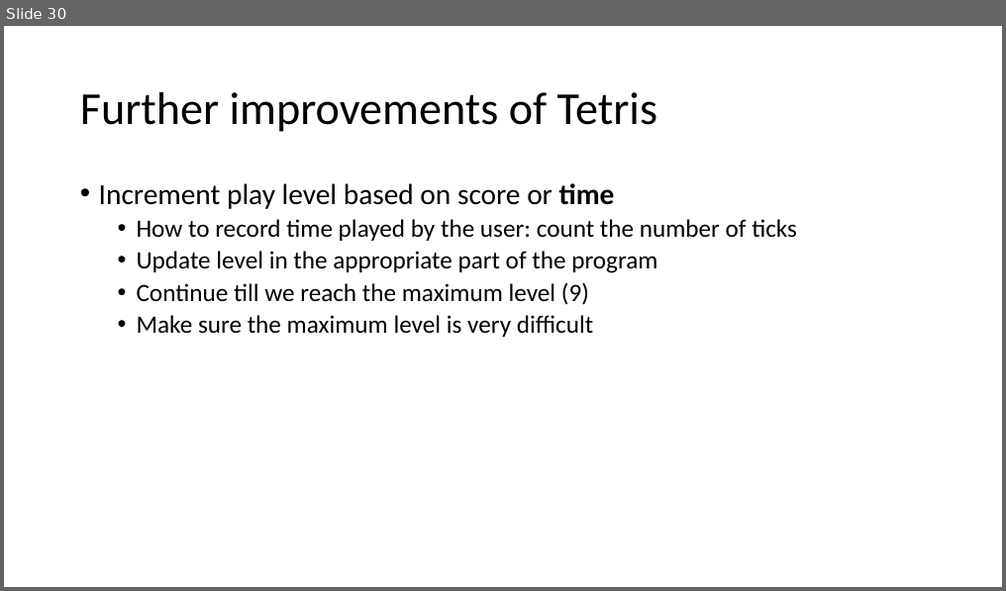
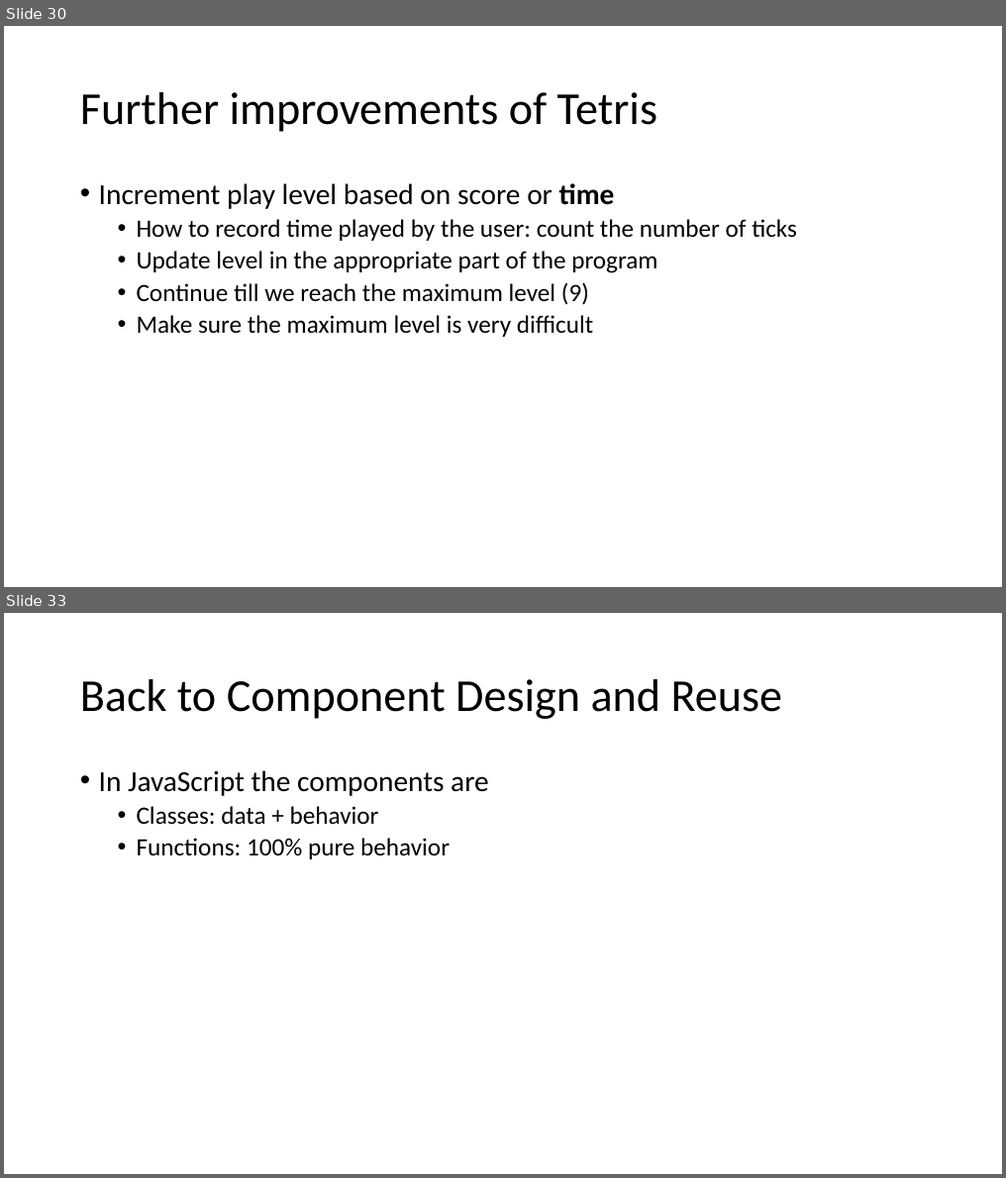
Before and after one commit to brianwhu/fun-in-js, a slide deck: documents/DataStructures.pptx. Shown one above the other, each under a label of ours: slide 30 before the commit, slides 30 and 33 after it; the slides between them are not shown. The pictures are 1006x591 and 1006x1178 pixels, drawn with LibreOffice and Linux fonts; fonts in the diff are those of the drawing. Boxes give left, top, right and bottom in pixels: in the first picture for what was removed or moved away, otherwise in the second. Text is boxed around its words. In the diff, an @@ line names an element or a change of style, - is before the commit and + after.

```diff
--- a/documents/DataStructures.pptx
+++ b/documents/DataStructures.pptx
@@ slide 33 added at [4,613,1002,1174], background #FFFFFF @@
@@ title added at [80,679,783,719], 44 pt, text #000000 @@
+Back to Component Design and Reuse
@@ text added at [99,770,489,860], 24 pt, text #000000 @@
+• In JavaScript the components are
+  • Classes: data + behavior
+  • Functions: 100% pure behavior
```
Also in this commit, not shown: 7 other slides added, 14 other files.
